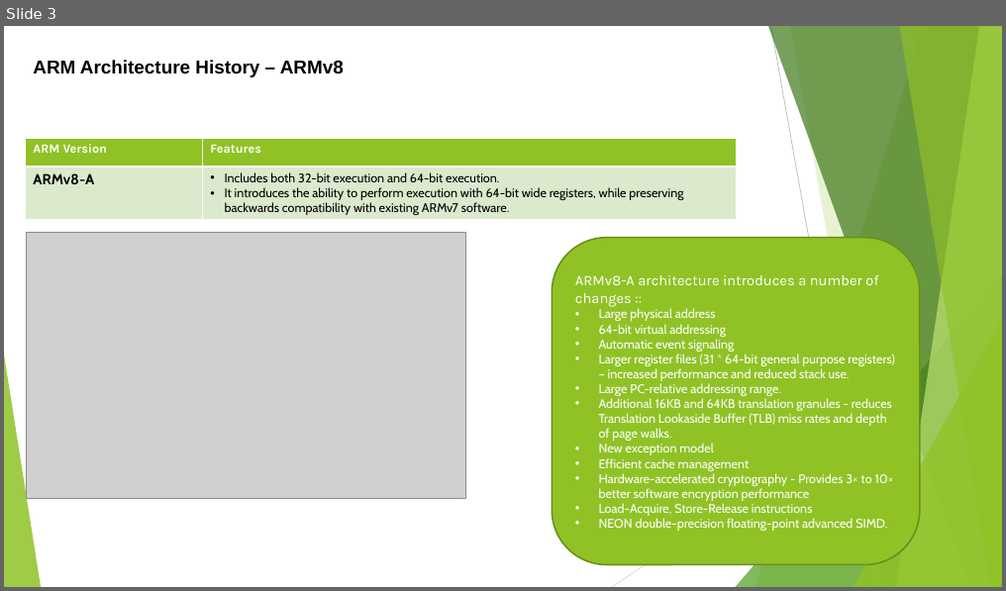
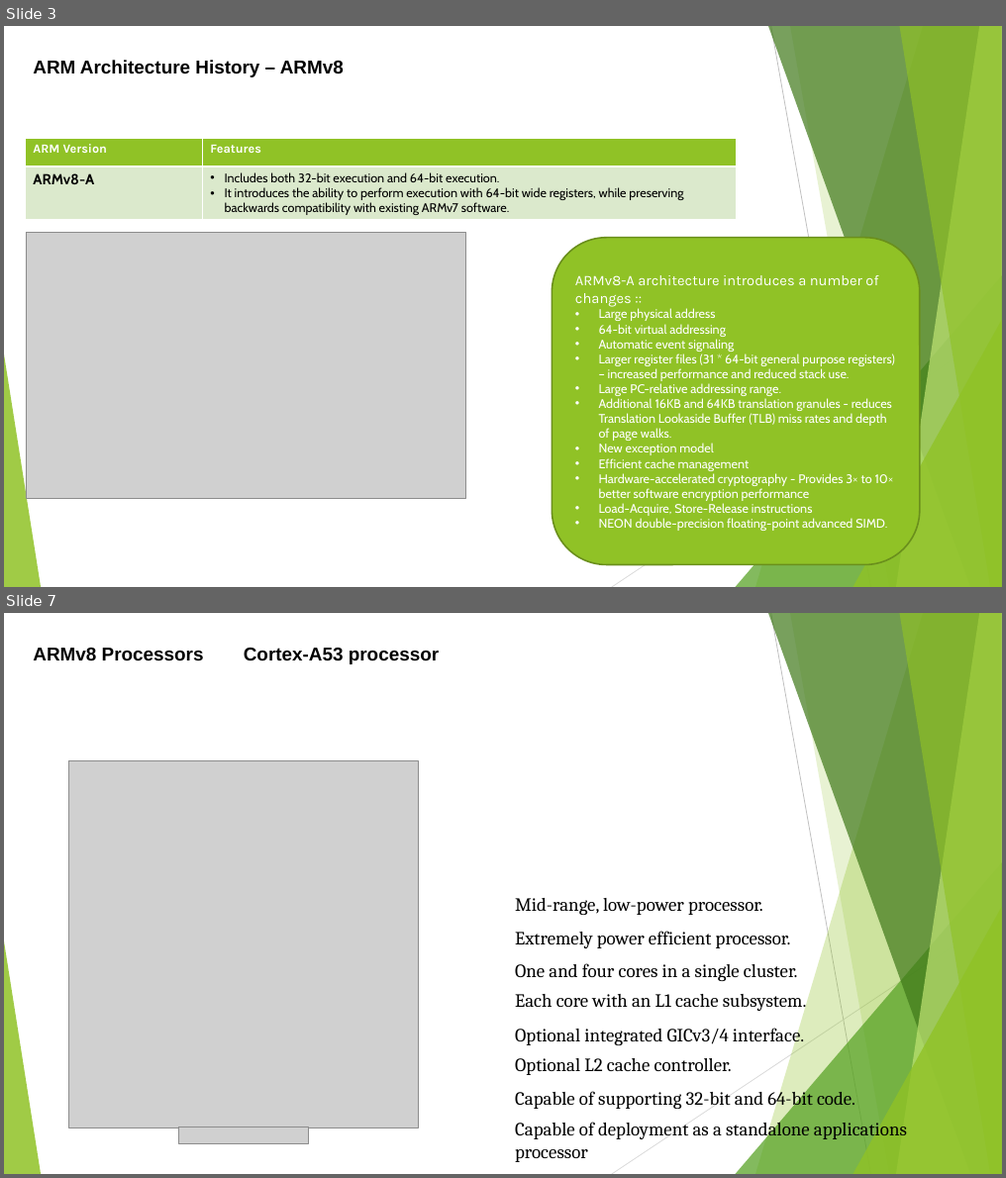
Before and after one commit to softwaresunleashed/ebook_writing, a slide deck: Presentations/ARM_PPTs/Ch2_ARMv8_Architecture.pptx. Shown one above the other, each under a label of ours: slide 3 before the commit, slides 3 and 7 after it; the slides between them are not shown. The pictures are 1006x591 and 1006x1178 pixels, drawn with LibreOffice and Linux fonts; fonts in the diff are those of the drawing; grey boxes stand for pictures. Boxes give left, top, right and bottom in pixels: in the first picture for what was removed or moved away, otherwise in the second. Text is boxed around its words. In the diff, an @@ line names an element or a change of style, - is before the commit and + after.

Commit message:
Ch2_ARMv8_Architecture.pptx presentation work completed

```diff
--- a/Presentations/ARM_PPTs/Ch2_ARMv8_Architecture.pptx
+++ b/Presentations/ARM_PPTs/Ch2_ARMv8_Architecture.pptx
@@ slide 7 added at (4,613,1002,1174), background #FFFFFF; not listed: 10 template elements that a slide beside it also shows @@
@@ text added at (33,648,204,662), 18 pt, text #000000, bold @@
+ARMv8 Processors
@@ text added at (244,647,439,664), 18 pt, text #000000, bold @@
+Cortex-A53 processor
@@ picture added at (69,761,419,1128) @@
@@ text added at (515,898,763,915), 18 pt, text #000000 @@
+Mid-range, low-power processor.
@@ text added at (515,931,791,949), 18 pt, text #000000 @@
+Extremely power efficient processor.
@@ text added at (515,963,798,981), 18 pt, text #000000 @@
+One and four cores in a single cluster.
@@ text added at (515,994,807,1013), 18 pt, text #000000 @@
+Each core with an L1 cache subsystem.
@@ text added at (515,1024,804,1047), 18 pt, text #000000 @@
+Optional integrated GICv3/4 interface.
@@ text added at (515,1059,732,1075), 18 pt, text #000000 @@
+Optional L2 cache controller.
@@ text added at (515,1088,855,1111), 18 pt, text #000000 @@
+Capable of supporting 32-bit and 64-bit code.
@@ picture added at (178,1128,309,1145) @@
@@ text added at (515,1119,907,1162), 18 pt, text #000000 @@
+Capable of deployment as a standalone applications processor
```
Also in this commit, not shown: 1 slide changed, 4 other slides added, 1 slide removed.
